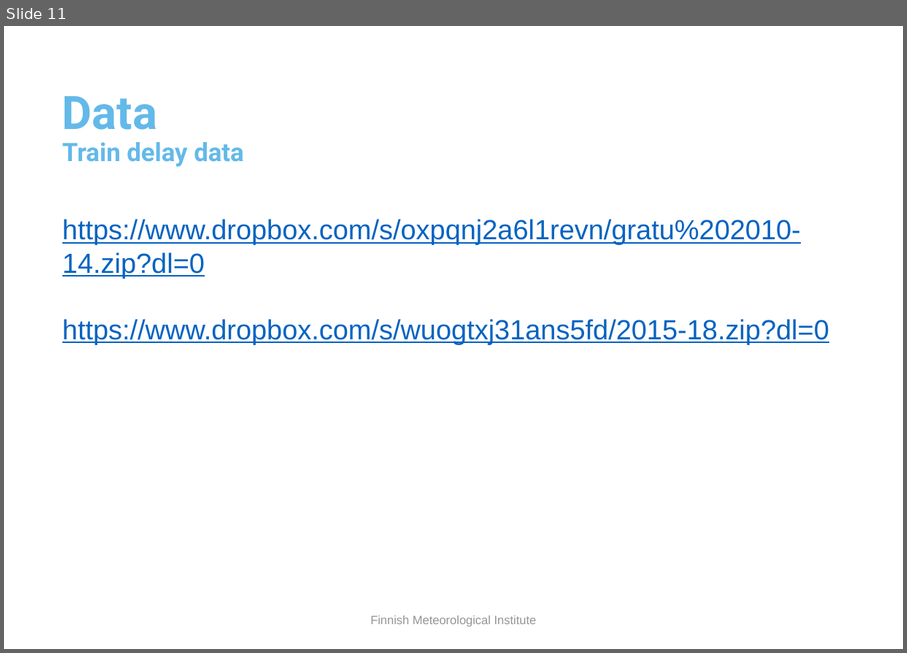
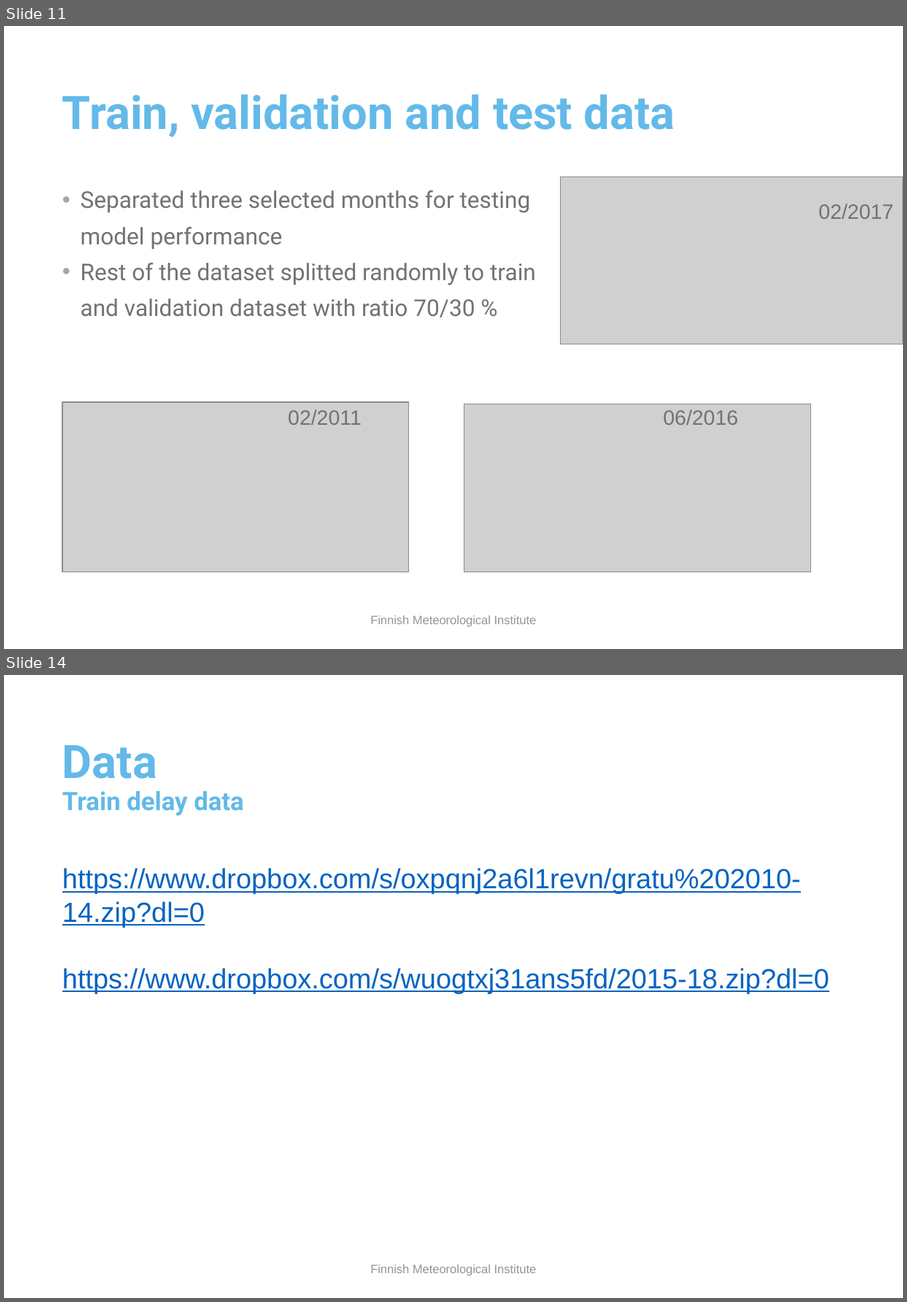
Before and after one commit to fmidev/trains, a slide deck: material/trains_technical.pptx. Shown one above the other, each under a label of ours: slide 11 before the commit, slides 11 and 14 after it; the slides between them are not shown. The pictures are 907x653 and 907x1302 pixels, drawn with LibreOffice and Linux fonts; fonts in the diff are those of the drawing; grey boxes stand for pictures; background and template pictures are left out. Boxes give left, top, right and bottom in pixels: in the first picture for what was removed or moved away, otherwise in the second. Text is boxed around its words. In the diff, an @@ line names an element or a change of style, - is before the commit and + after.

```diff
--- a/material/trains_technical.pptx
+++ b/material/trains_technical.pptx
@@ slide 11 added at [4, 26, 903, 649], background picture (left out) @@
@@ title added at [62, 94, 676, 137], 40 pt, text #63B9E9, bold @@
+Train, validation and test data
@@ picture added at [560, 177, 903, 344] @@
@@ text added at [81, 190, 536, 317], 20 pt, text #767171 @@
+• Separated three selected months for testing model performance
+• Rest of the dataset splitted randomly to train and validation dataset with ratio 70/30 %
@@ text added at [819, 203, 894, 219], 18 pt, text #767171 @@
+02/2017
@@ picture added at [62, 402, 408, 573] @@
@@ text added at [288, 409, 362, 425], 18 pt, text #767171 @@
+02/2011
@@ picture added at [464, 404, 811, 573] @@
@@ text added at [663, 409, 738, 425], 18 pt, text #767171 @@
+06/2016
@@ text added at [370, 615, 537, 627], 10.5 pt, text #959595 @@
+Finnish Meteorological Institute
@@ what was slide 11 is now slide 14 @@
```
Also in this commit, not shown: 9 slides changed, 3 other slides added, 1 slide removed, 16 other files.
